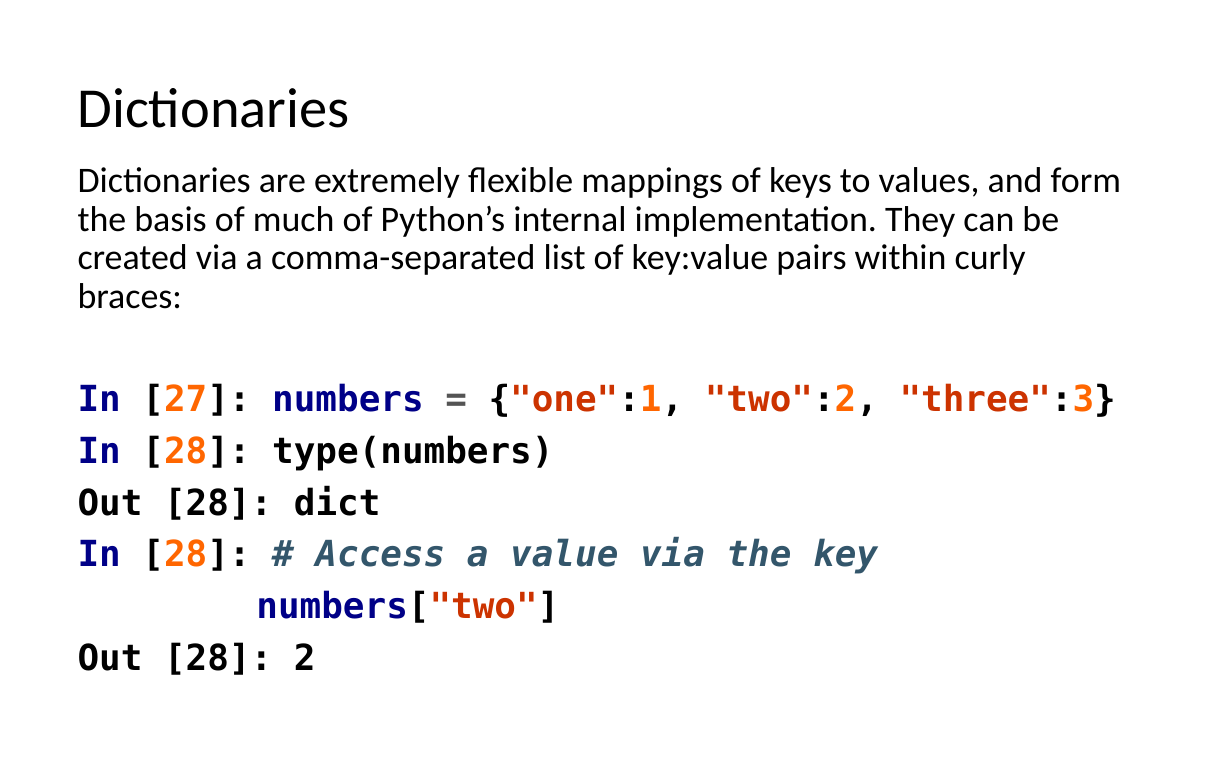
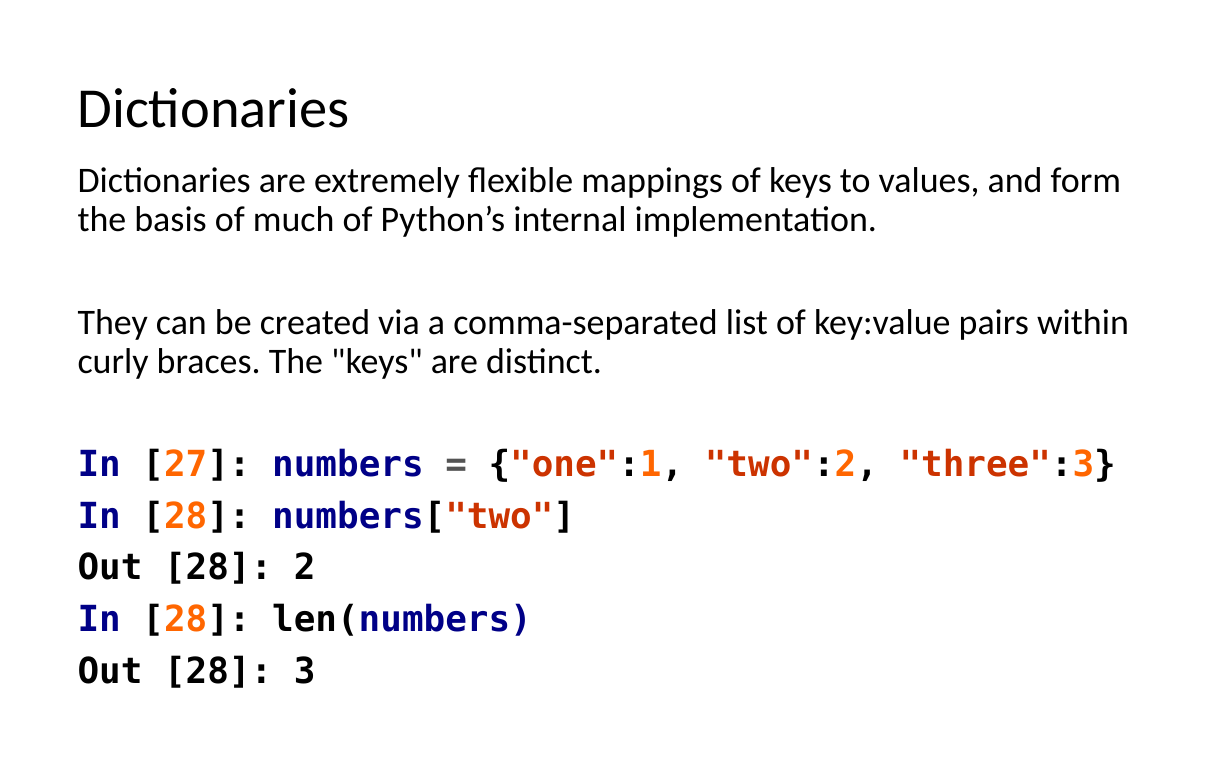
Before and after one commit to LongBaoNguyen/longbaonguyen.github.io, a slide deck: slide 17 of courses/apcsp/lect7.pptx (slide 12 before the commit). Drawn at 1232x770 pixels with LibreOffice and Linux fonts; fonts in the diff are those of the drawing. Boxes give left, top, right and bottom in pixels: in the first picture for what was removed or moved away, otherwise in the second. Text is boxed around its words. In the diff, an @@ line names an element or a change of style, - is before the commit and + after.

```diff
--- a/courses/apcsp/lect7.pptx
+++ b/courses/apcsp/lect7.pptx
@@ text at [78, 167, 1129, 379]: text changed @@
-Dictionaries are extremely flexible mappings of keys to values, and form the basis of much of Python’s internal implementation. They can be created via a comma-separated list of key:value pairs within curly braces:
+Dictionaries are extremely flexible mappings of keys to values, and form the basis of much of Python’s internal implementation.
+They can be created via a comma-separated list of key:value pairs within curly braces. The "keys" are distinct.
@@ text at [78, 500, 575, 533]: text changed; text colour #000000 to #000087 @@
-In [28]: type(numbers)
-Out [28]: dict
-In [28]: # Access a value via the key
-numbers["two"]
+In [28]: numbers["two"]
@@ text at [78, 603, 532, 688]: paragraphs added @@
+In [28]: len(numbers)
+Out [28]: 3
```
Also in this commit, not shown: 8 other slides changed, 7 slides added, 2 other files.
